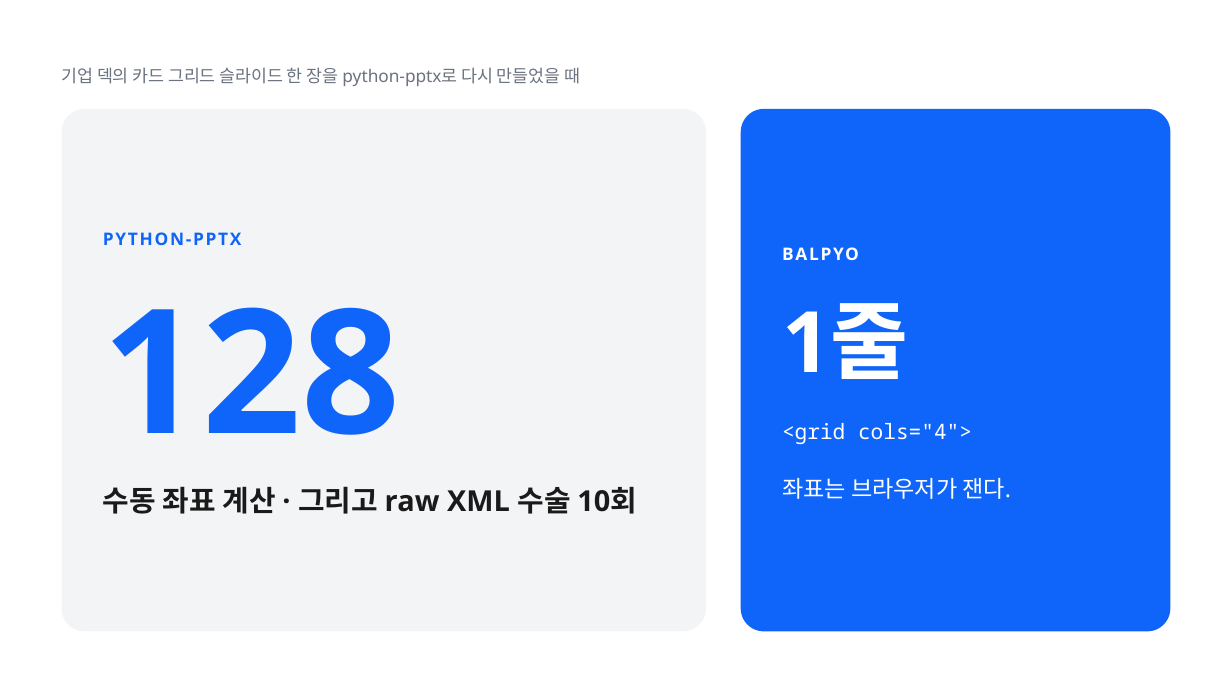
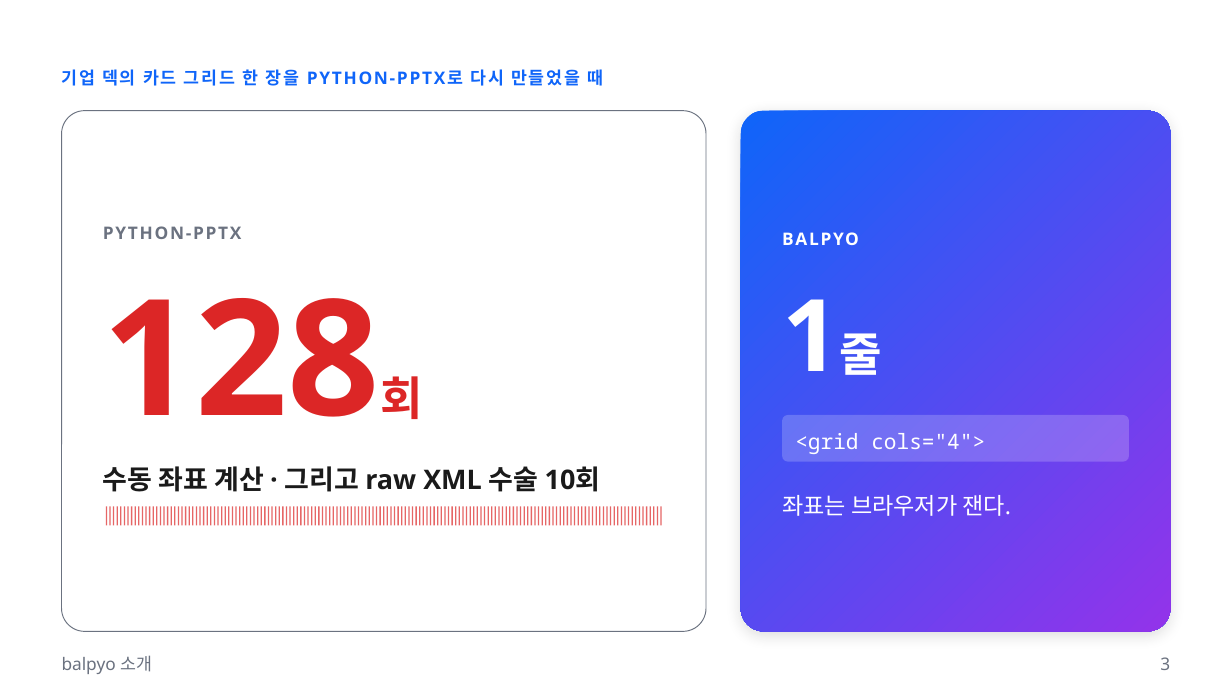
Before and after one commit to k2sebeom/balpyo, a slide deck: slide 3 of examples/showcase/decks/balpyo-intro/balpyo-소개.pptx. Drawn at 1232x693 pixels with LibreOffice and Linux fonts; fonts in the diff are those of the drawing. Boxes give left, top, right and bottom in pixels: in the first picture for what was removed or moved away, otherwise in the second. Text is boxed around its words. In the diff, an @@ line names an element or a change of style, - is before the commit and + after.

```diff
--- a/examples/showcase/decks/balpyo-intro/balpyo-소개.pptx
+++ b/examples/showcase/decks/balpyo-intro/balpyo-소개.pptx
@@ text at (x1=62, y1=69, x2=603, y2=86): text changed; text colour #6B7280 to #0F65F9; bold on @@
-기업 덱의 카드 그리드 슬라이드 한 장을 python-pptx로 다시 만들었을 때
+기업 덱의 카드 그리드 한 장을 PYTHON-PPTX로 다시 만들었을 때
@@ rounded rectangle at (x1=62, y1=111, x2=706, y2=632): fill #F3F4F6 to #FFFFFF; outline none to #6B7280 0.75 pt @@
@@ rounded rectangle at (x1=741, y1=111, x2=1171, y2=632): fill #0F65F9 to gradient #0F65F9 to #9333EA; shadow on @@
@@ text "PYTHON-PPTX" at (x1=103, y1=226, x2=241, y2=239): text colour #0F65F9 to #6B7280 @@
@@ text "BALPYO" moved from (x1=782, y1=247, x2=859, y2=260) to (x1=782, y1=232, x2=859, y2=245) @@
@@ text added at (x1=782, y1=272, x2=1128, y2=392), 78 pt, text #FFFFFF, bold @@
+1줄
@@ text at (x1=103, y1=307, x2=400, y2=435): text changed; size 135 to 126 pt; text colour #0F65F9 to #DC2626 @@
-128
+128회
@@ text removed at (x1=782, y1=303, x2=908, y2=379) @@
-1줄
@@ rounded rectangle "<grid cols="4">" resized from (x1=782, y1=423, x2=972, y2=444) to (x1=782, y1=415, x2=1128, y2=462) @@
@@ rounded rectangle "<grid cols="4">" at (x1=782, y1=415, x2=1128, y2=462): fill none to #FFFFFF at 20% opacity @@
@@ text "수동 좌표 계산 · 그리고 ..." moved from (x1=103, y1=486, x2=637, y2=514) to (x1=103, y1=466, x2=601, y2=492) @@
@@ text "수동 좌표 계산 · 그리고 ..." at (x1=103, y1=466, x2=601, y2=492): size 22.5 to 21 pt; line spacing 29.2pt to 27.3pt @@
@@ rectangle added at (x1=103, y1=506, x2=665, y2=526), fill pattern #DC2626 on #FFFFFF @@
@@ text "좌표는 브라우저가 잰다." moved from (x1=782, y1=478, x2=1011, y2=499) to (x1=782, y1=495, x2=1011, y2=516) @@
@@ text added at (x1=62, y1=655, x2=152, y2=674), 13.5 pt, text #6B7280 @@
+balpyo 소개
@@ page number added at (x1=1160, y1=657, x2=1170, y2=670), 13.5 pt, text #6B7280 @@
+3
```
Also in this commit, not shown: 9 other slides changed, 2 slides added, 2 slides removed, 35 other files.
